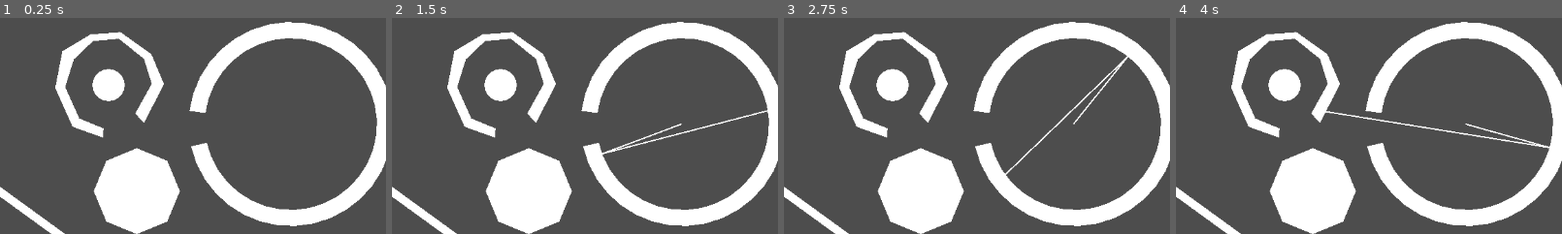
Above: before the commit, frames 1-4 (left to right).
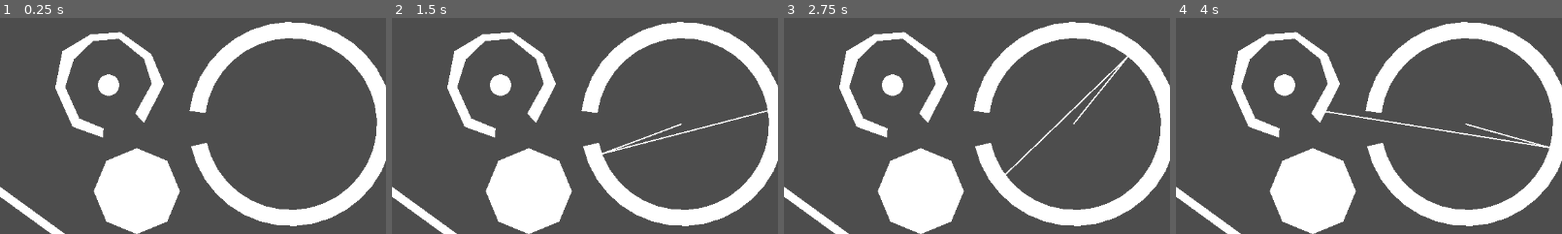
Above: after the commit, the same moments.

Repository: RCJacH/lazer_escape-Godot-game
Game: Godot game, scene res://src/levels/test_level.tscn
Two runs of this game, one before a commit and one after it. Both use one fixed random seed, a clock stepped at 60 frames per second and the inputs below.
Inputs (mouse positions are % of the whole screen's width and height, from its top left):
- Up to frame 1 (0.25 s): no input
- Up to frame 2 (1.5 s): tap Enter at 0.5 s; drag from (50, 50) to (60, 28) at 0.52 s; tap Space at 1.25 s; drag from (30, 55) to (45, 70) at 1.27 s
- Up to frame 3 (2.75 s): tap Enter at 2 s; move the mouse to (60, 28) at 2.02 s; click (60, 28) at 2.17 s
- Up to frame 4 (4 s): tap Space at 2.75 s; drag from (45, 70) to (20, 35) at 2.77 s; tap Enter at 3.5 s; move the mouse to (80, 65) at 3.52 s; click (80, 65) at 3.67 s
The pictures show only the part of the screen within x 13-62%, y 26-75%; the shares and areas given below are measured in that part.

The runs differ from the first frame. In frame 1, 0.6% of the frame differs, in the area x 23-33%, y 23-39%; in frame 2, 0.6%; in frame 3, 0.6%; in frame 4, 0.6%.

Commit message:
reduce powerup size

Diff:
--- a/src/obstacles/powerups/powerup.tscn
+++ b/src/obstacles/powerups/powerup.tscn
@@ -4,10 +4,10 @@
 [ext_resource type="Script" path="res://src/obstacles/powerups/powerup.gd" id="2_cygyt"]
 
 [node name="PowerUp" instance=ExtResource("1_tujl0")]
-polygon = PackedVector2Array(24, 0, 22.8254, 7.41641, 19.4164, 14.1068, 14.1068, 19.4164, 7.41641, 22.8254, -1.04907e-06, 24, -7.41641, 22.8254, -14.1068, 19.4164, -19.4164, 14.1068, -22.8254, 7.41641, -24, -2.09815e-06, -22.8254, -7.41641, -19.4164, -14.1068, -14.1068, -19.4164, -7.41641, -22.8254, 2.86197e-07, -24, 7.41641, -22.8254, 14.1068, -19.4164, 19.4164, -14.1068, 22.8254, -7.41641)
+polygon = PackedVector2Array(16, 0, 15.2169, 4.94427, 12.9443, 9.40456, 9.40456, 12.9443, 4.94427, 15.2169, -6.99382e-07, 16, -4.94427, 15.2169, -9.40456, 12.9443, -12.9443, 9.40456, -15.2169, 4.94427, -16, -1.39876e-06, -15.2169, -4.94427, -12.9443, -9.40457, -9.40456, -12.9443, -4.94427, -15.2169, 1.90798e-07, -16, 4.94427, -15.2169, 9.40456, -12.9443, 12.9443, -9.40456, 15.2169, -4.94427)
 script = ExtResource("2_cygyt")
 action = null
-radius = 24.0
+radius = 16.0
 density = 20
 jaggedness = 0.0
 freeze = true
@@ -16,7 +16,7 @@
 call_refresh = false
 
 [node name="CollisionPolygon2D" type="CollisionPolygon2D" parent="CollisionHost" index="0"]
-polygon = PackedVector2Array(24, 0, 22.8254, 7.41641, 19.4164, 14.1068, 14.1068, 19.4164, 7.41641, 22.8254, -1.04907e-06, 24, -7.41641, 22.8254, -14.1068, 19.4164, -19.4164, 14.1068, -22.8254, 7.41641, -24, -2.09815e-06, -22.8254, -7.41641, -19.4164, -14.1068, -14.1068, -19.4164, -7.41641, -22.8254, 2.86197e-07, -24, 7.41641, -22.8254, 14.1068, -19.4164, 19.4164, -14.1068, 22.8254, -7.41641)
+polygon = PackedVector2Array(16, 0, 15.2169, 4.94427, 12.9443, 9.40456, 9.40456, 12.9443, 4.94427, 15.2169, -6.99382e-07, 16, -4.94427, 15.2169, -9.40456, 12.9443, -12.9443, 9.40456, -15.2169, 4.94427, -16, -1.39876e-06, -15.2169, -4.94427, -12.9443, -9.40457, -9.40456, -12.9443, -4.94427, -15.2169, 1.90798e-07, -16, 4.94427, -15.2169, 9.40456, -12.9443, 12.9443, -9.40456, 15.2169, -4.94427)
 
 [node name="Timer" type="Timer" parent="." index="1"]
 one_shot = true
